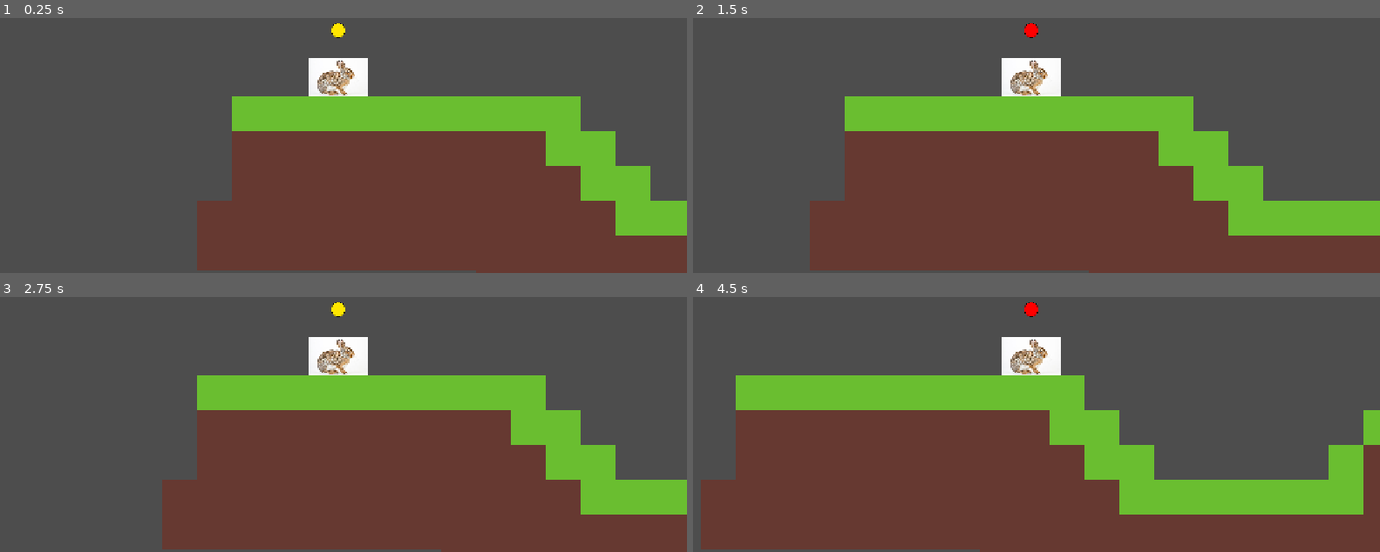
Above: before the commit, frames 1-4 (two rows, left to right).
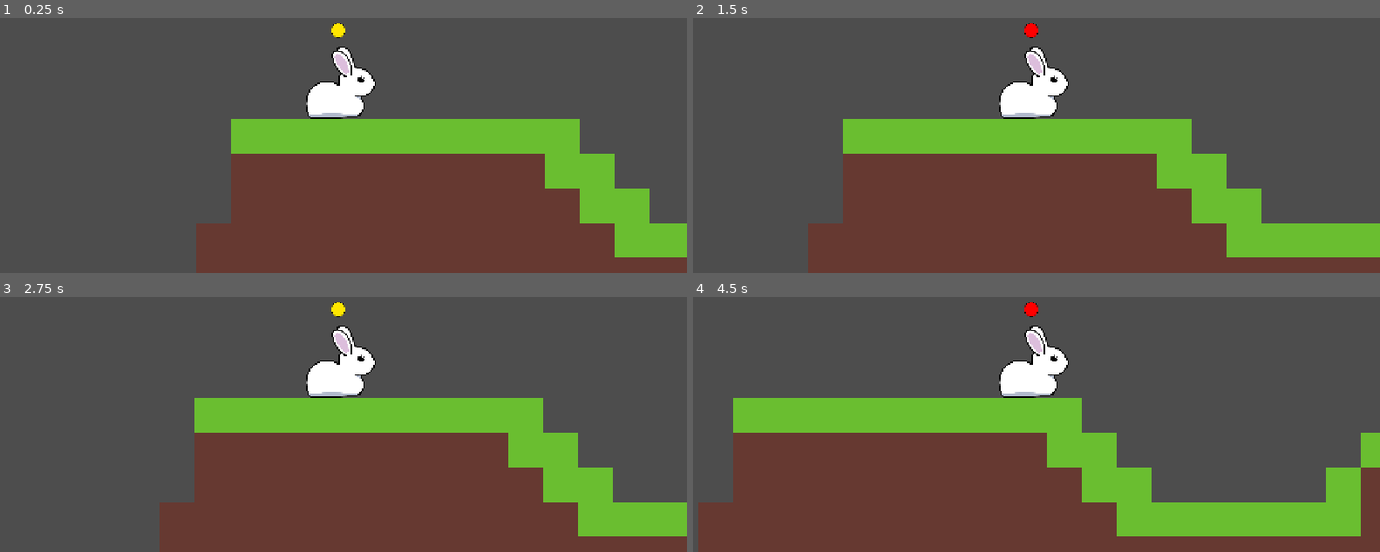
Above: after the commit, the same moments.

Repository: kaskadiia/haven-jam
Game: Godot game, scene res://scenes/game.tscn
The game is run twice, just before and just after one commit, with the same random seed, the same clock (stepped at 60 frames per second) and the same inputs.
Inputs (mouse positions are in pixels of both pictures, inside the frame that each line leads up to):
- Up to frame 1 (0.25 s): no input
- Up to frame 2 (1.5 s): tap Enter at 0.5 s; move the mouse to (1187, 58) at 0.52 s; tap Space (jump) at 0.77 s; move the mouse to (892, 97) at 1.27 s
- Up to frame 3 (2.75 s): tap Space (jump) at 1.52 s; move the mouse to (outside the picture) at 2.02 s
- Up to frame 4 (4.5 s): tap Space (jump) at 2.75, 3.02, 3.77 s; move the mouse to (995, 434) at 2.77 s; move the mouse to (1242, 414) at 3.52 s; move the mouse to (823, 297) at 4.27 s

The runs differ from the first frame. In frame 1, 14% of the frame differs, in the area x 28-100%, y 11-100%; in frame 2, 16%; in frame 3, 15%; in frame 4, 19%, in the area x 0-100%, y 11-100%.

Commit message:
Add bunny art
might change to pixel art eventually

Diff:
--- a/scenes/player.tscn
+++ b/scenes/player.tscn
@@ -1,7 +1,7 @@
 [gd_scene format=3 uid="uid://cpsearjfiykcg"]
 
 [ext_resource type="Script" uid="uid://b4xrkuo0jo831" path="res://scripts/player.gd" id="1_g2els"]
-[ext_resource type="Texture2D" uid="uid://c660qb7jkxh31" path="res://assets/adorable-brown-rabbit-sitting-on-white-background-photo.jpg" id="2_g2els"]
+[ext_resource type="Texture2D" uid="uid://dcqb3815i83wb" path="res://assets/Bunny.png" id="2_g2els"]
 
 [sub_resource type="Gradient" id="Gradient_g2els"]
 interpolation_mode = 1
@@ -13,9 +13,8 @@
 fill = 1
 fill_from = Vector2(0.5, 0.5)
 
-[sub_resource type="CapsuleShape2D" id="CapsuleShape2D_qhqgy"]
-radius = 31.946941
-height = 86.54817
+[sub_resource type="CircleShape2D" id="CircleShape2D_qhqgy"]
+radius = 66.00758
 
 [node name="Player" type="CharacterBody2D" unique_id=412430487]
 script = ExtResource("1_g2els")
@@ -28,11 +27,10 @@
 [node name="Area2D" type="Area2D" parent="." unique_id=847920295]
 
 [node name="Sprite2D" type="Sprite2D" parent="Area2D" unique_id=371381960]
-scale = Vector2(0.1, 0.1)
+scale = Vector2(0.2, 0.2)
 texture = ExtResource("2_g2els")
 
 [node name="CollisionShape2D" type="CollisionShape2D" parent="." unique_id=1072325583]
-position = Vector2(-0.9999995, 1.9999996)
-rotation = 1.3962634
+position = Vector2(3, 11)
 scale = Vector2(0.9999999, 0.9999999)
-shape = SubResource("CapsuleShape2D_qhqgy")
+shape = SubResource("CircleShape2D_qhqgy")
Binary file added: assets/Bunny.png
Not shown, added: assets/Bunny.png.import
